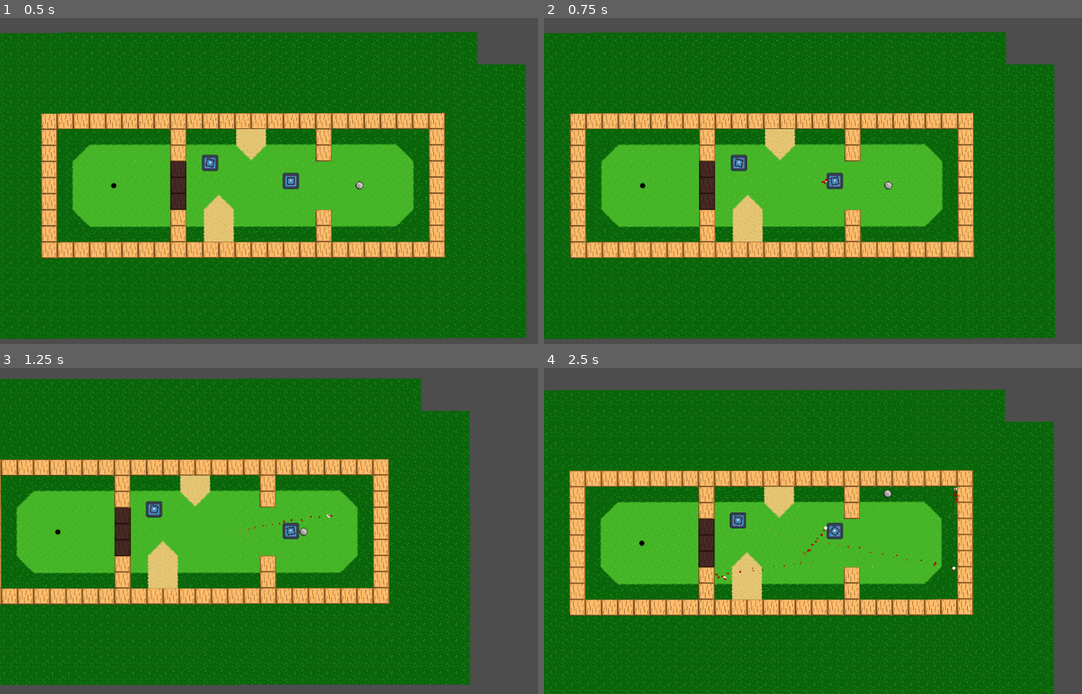
Above: before the commit, frames 1-4 (two rows, left to right).
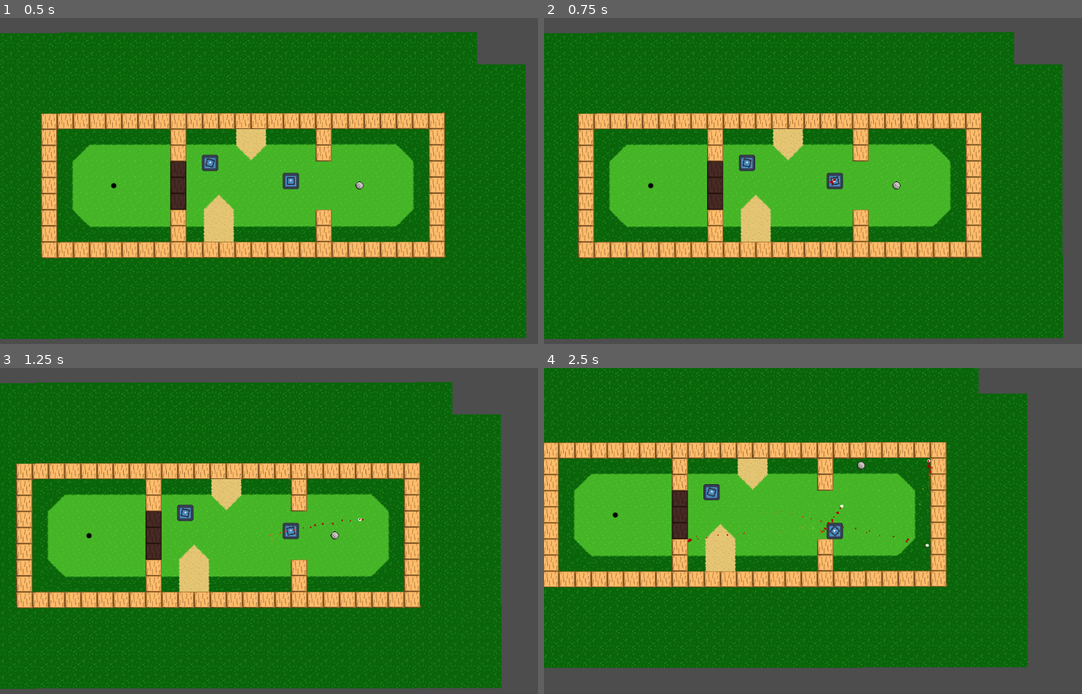
Above: after the commit, the same moments.

Repository: Sabertooth-Software/Bunker-Buster
Game: Godot game, scene res://Scenes/Levels/GolfTiles.tscn
Two runs of this game, one before a commit and one after it. Both use one fixed random seed, a clock stepped at 60 frames per second and the inputs below. The engine's default icon, where the game draws it, is replaced by a stand-in: a white triangle on a blue panel in a dark square.
Inputs (mouse positions are in pixels of both pictures, inside the frame that each line leads up to):
- Up to frame 1 (0.5 s): no input
- Up to frame 2 (0.75 s): tap Enter at 0.5 s; move the mouse to (963, 164) at 0.52 s; hold Right (right) from 0.53 s (still down); tap Space (shoot) at 0.6 s
- Up to frame 3 (1.25 s): keep holding Right (right)
- Up to frame 4 (2.5 s): move the mouse to (716, 547) at 1.27 s; release Right (right) at 1.28 s; hold S (down) 1.28-2.03 s; click (716, 547) at 1.35 s; tap Space (shoot) at 1.55, 2.1 s; move the mouse to (893, 459) at 2.02 s; hold Right (right) from 2.03 s (still down)

Frame 1 is identical in both runs. In frame 2, 14% of the frame differs, in the area x 0-97%, y 4-99%; in frame 3, 28%; in frame 4, 48%, in the area x 0-95%, y 0-100%.

Commit message:
Bullets don't hit the thing that spawns it

Diff:
--- a/Assets/TileMaps/GolfTiles.tres
+++ b/Assets/TileMaps/GolfTiles.tres
@@ -71,21 +71,21 @@
 2:2/0/physics_layer_1/linear_velocity = Vector2(0, 0)
 2:2/0/physics_layer_1/angular_velocity = 0.0
 2:2/0/physics_layer_1/polygon_0/points = PackedVector2Array(-16, -16, 16, -16, 16, 16, -16, 16)
-2:2/0/custom_data_0 = 1
+2:2/0/custom_data_0 = 3
 1:3/0 = 0
 1:3/0/physics_layer_0/linear_velocity = Vector2(0, 0)
 1:3/0/physics_layer_0/angular_velocity = 0.0
 1:3/0/physics_layer_1/linear_velocity = Vector2(0, 0)
 1:3/0/physics_layer_1/angular_velocity = 0.0
 1:3/0/physics_layer_1/polygon_0/points = PackedVector2Array(-14, -16, 16, -16, 16, 16, -14, 16)
-1:3/0/custom_data_0 = 1
+1:3/0/custom_data_0 = 3
 2:3/0 = 0
 2:3/0/physics_layer_0/linear_velocity = Vector2(0, 0)
 2:3/0/physics_layer_0/angular_velocity = 0.0
 2:3/0/physics_layer_1/linear_velocity = Vector2(0, 0)
 2:3/0/physics_layer_1/angular_velocity = 0.0
 2:3/0/physics_layer_1/polygon_0/points = PackedVector2Array(-16, -16, 16, -16, 16, 14.5, -16, 15)
-2:3/0/custom_data_0 = 1
+2:3/0/custom_data_0 = 3
 3:0/0 = 0
 3:0/0/physics_layer_0/linear_velocity = Vector2(0, 0)
 3:0/0/physics_layer_0/angular_velocity = 0.0
@@ -106,21 +106,21 @@
 3:3/0/physics_layer_1/linear_velocity = Vector2(0, 0)
 3:3/0/physics_layer_1/angular_velocity = 0.0
 3:3/0/physics_layer_1/polygon_0/points = PackedVector2Array(-16, -16, 16, -16, 16, 16, -16, 16)
-3:3/0/custom_data_0 = 1
+3:3/0/custom_data_0 = 3
 4:3/0 = 0
 4:3/0/physics_layer_0/linear_velocity = Vector2(0, 0)
 4:3/0/physics_layer_0/angular_velocity = 0.0
 4:3/0/physics_layer_1/linear_velocity = Vector2(0, 0)
 4:3/0/physics_layer_1/angular_velocity = 0.0
 4:3/0/physics_layer_1/polygon_0/points = PackedVector2Array(-16, -16, 16, -16, 16, 16, -16, 16)
-4:3/0/custom_data_0 = 1
+4:3/0/custom_data_0 = 3
 0:3/0 = 0
 0:3/0/physics_layer_0/linear_velocity = Vector2(0, 0)
 0:3/0/physics_layer_0/angular_velocity = 0.0
 0:3/0/physics_layer_1/linear_velocity = Vector2(0, 0)
 0:3/0/physics_layer_1/angular_velocity = 0.0
 0:3/0/physics_layer_1/polygon_0/points = PackedVector2Array(-16, -16, 16, 16, -16, 16)
-0:3/0/custom_data_0 = 1
+0:3/0/custom_data_0 = 3
 4:1/0 = 0
 4:1/0/terrain_set = 0
 4:1/0/terrain = 0
@@ -193,21 +193,21 @@
 3:2/0/physics_layer_1/linear_velocity = Vector2(0, 0)
 3:2/0/physics_layer_1/angular_velocity = 0.0
 3:2/0/physics_layer_1/polygon_0/points = PackedVector2Array(16, -16, 16, 16, -16, 16)
-3:2/0/custom_data_0 = 1
+3:2/0/custom_data_0 = 3
 4:2/0 = 0
 4:2/0/physics_layer_0/linear_velocity = Vector2(0, 0)
 4:2/0/physics_layer_0/angular_velocity = 0.0
 4:2/0/physics_layer_1/linear_velocity = Vector2(0, 0)
 4:2/0/physics_layer_1/angular_velocity = 0.0
 4:2/0/physics_layer_1/polygon_0/points = PackedVector2Array(-16, -16, 16, -16, 16, 16)
-4:2/0/custom_data_0 = 1
+4:2/0/custom_data_0 = 3
 5:2/0 = 0
 5:2/0/physics_layer_0/linear_velocity = Vector2(0, 0)
 5:2/0/physics_layer_0/angular_velocity = 0.0
 5:2/0/physics_layer_1/linear_velocity = Vector2(0, 0)
 5:2/0/physics_layer_1/angular_velocity = 0.0
 5:2/0/physics_layer_1/polygon_0/points = PackedVector2Array(-16, -16, 16, -16, -16, 16)
-5:2/0/custom_data_0 = 1
+5:2/0/custom_data_0 = 3
 5:3/0 = 0
 5:3/0/physics_layer_0/linear_velocity = Vector2(0, 0)
 5:3/0/physics_layer_0/angular_velocity = 0.0
--- a/Scenes/Bullet.tscn
+++ b/Scenes/Bullet.tscn
@@ -15,7 +15,6 @@
 collision_mask = 11
 gravity_scale = 2.66454e-15
 continuous_cd = 1
-max_contacts_reported = 5
 contact_monitor = true
 script = ExtResource("1_6j12e")
 
--- a/Scenes/Characters/Enemies/red_tank.tscn
+++ b/Scenes/Characters/Enemies/red_tank.tscn
@@ -5,6 +5,8 @@
 [ext_resource type="PackedScene" uid="uid://bfc7fafn5cbnj" path="res://Scenes/Bullet.tscn" id="3_6ux1k"]
 
 [node name="RedTank" instance=ExtResource("1_8d7b4")]
+collision_layer = 8
+collision_mask = 283
 script = ExtResource("1_hmcf7")
 bullet = ExtResource("3_6ux1k")
 timeout = 1.5
--- a/Scripts/Bullet.gd
+++ b/Scripts/Bullet.gd
@@ -6,7 +6,8 @@
 func _physics_process(_delta):
 	apply_central_force(velocity * 1000)
 
-func setup(_position: Vector2, _velocity: Vector2, _scene: Node):
+func setup(_position: Vector2, _velocity: Vector2, _scene: Node, _initiator: Node2D):
 	_scene.add_child(self)
+	add_collision_exception_with(_initiator)
 	global_position = _position
 	velocity = _velocity
--- a/Scripts/Characters/Tank.gd
+++ b/Scripts/Characters/Tank.gd
@@ -19,7 +19,7 @@
 
 func shoot(direction: Vector2, bullet: PackedScene):
 	var shooting_vector: Vector2 = direction.normalized() * Bullet_Speed
-	shooting_component.shoot(shooting_vector, bullet)
+	shooting_component.shoot(shooting_vector, bullet, self)
 
 func look(point: Vector2):
 	canon.look_at(point)
--- a/Scripts/Components/ShootingComponent.gd
+++ b/Scripts/Components/ShootingComponent.gd
@@ -1,7 +1,7 @@
 extends Node2D
 class_name ShootingComponent
 
-func shoot(direction: Vector2, bullet: PackedScene):
+func shoot(direction: Vector2, bullet: PackedScene, initiator: Node2D):
 	var projectile: Bullet = bullet.instantiate()
 	var current_scene: Node = get_tree().get_current_scene()
-	projectile.setup(global_position, direction, current_scene)
+	projectile.setup(global_position, direction, current_scene, initiator)
--- a/Scripts/Components/TerrainDetector.gd
+++ b/Scripts/Components/TerrainDetector.gd
@@ -1,7 +1,7 @@
 extends Area2D
 class_name TerrainDetector
 
-var current_terrain: Terrain.Type = 0
+var current_terrain: Terrain.Type = Terrain.Type.GRASS
 signal terrain_changed(new_terrain: Terrain.Type)
 
 # Called when the node enters the scene tree for the first time.
@@ -9,7 +9,7 @@
 	body_shape_entered.connect(_on_body_shape_entered)
 
 # Called every frame. 'delta' is the elapsed time since the previous frame.
-func _process(delta):
+func _process(_delta):
 	pass
 
 func process_tilemap(body: TileMap, body_rid: RID):
@@ -25,6 +25,6 @@
 		current_terrain = new_terrain
 		emit_signal("terrain_changed", current_terrain)
 
-func _on_body_shape_entered(body_rid: RID, body: Node2D, body_shape_index: int, local_shape_index: int):
+func _on_body_shape_entered(body_rid: RID, body: Node2D, _body_shape_index: int, _local_shape_index: int):
 	if body is TileMap:
 		process_tilemap(body, body_rid)
--- a/Scripts/MainCharacter.gd
+++ b/Scripts/MainCharacter.gd
@@ -11,7 +11,6 @@
 
 func _physics_process(_delta):
 	super.look(get_global_mouse_position())
-
 	var moving_vector: Vector2 = Input.get_vector("left", "right", "up", "down")
 	if moving_vector:
 		super.move(moving_vector)
